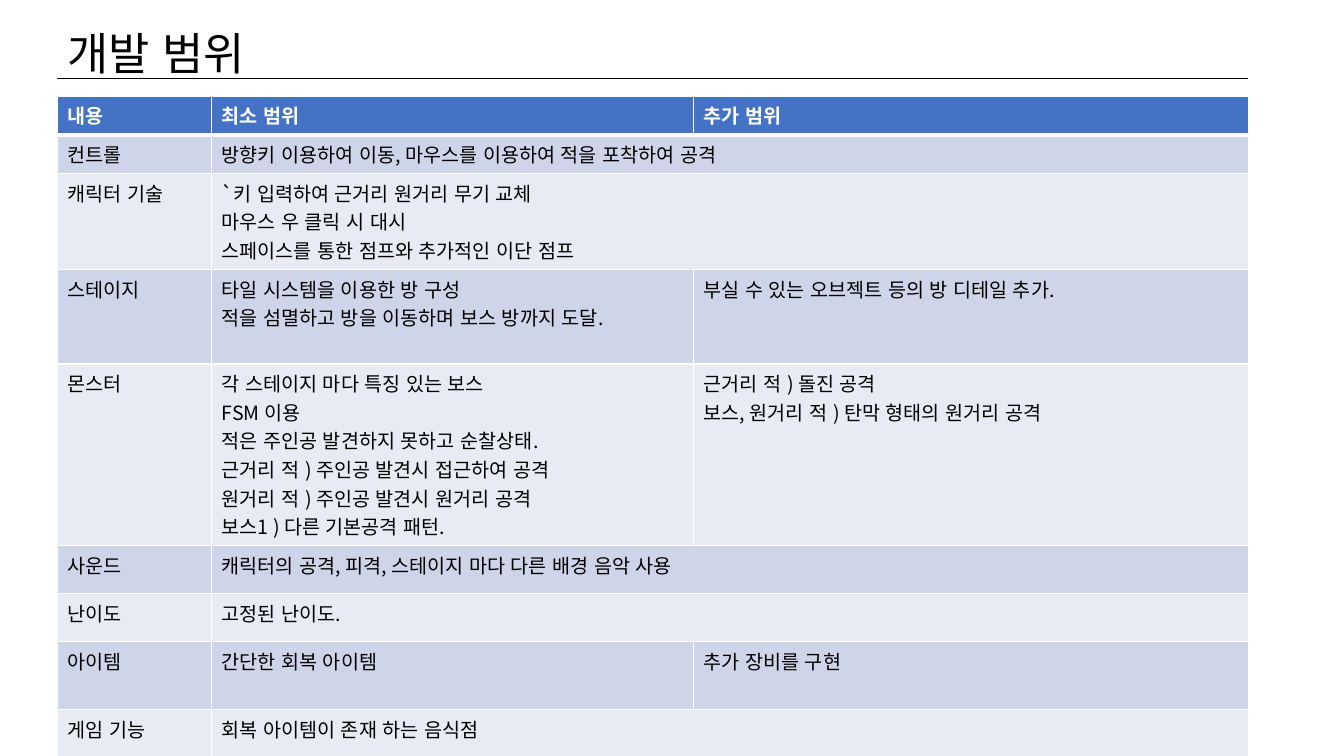
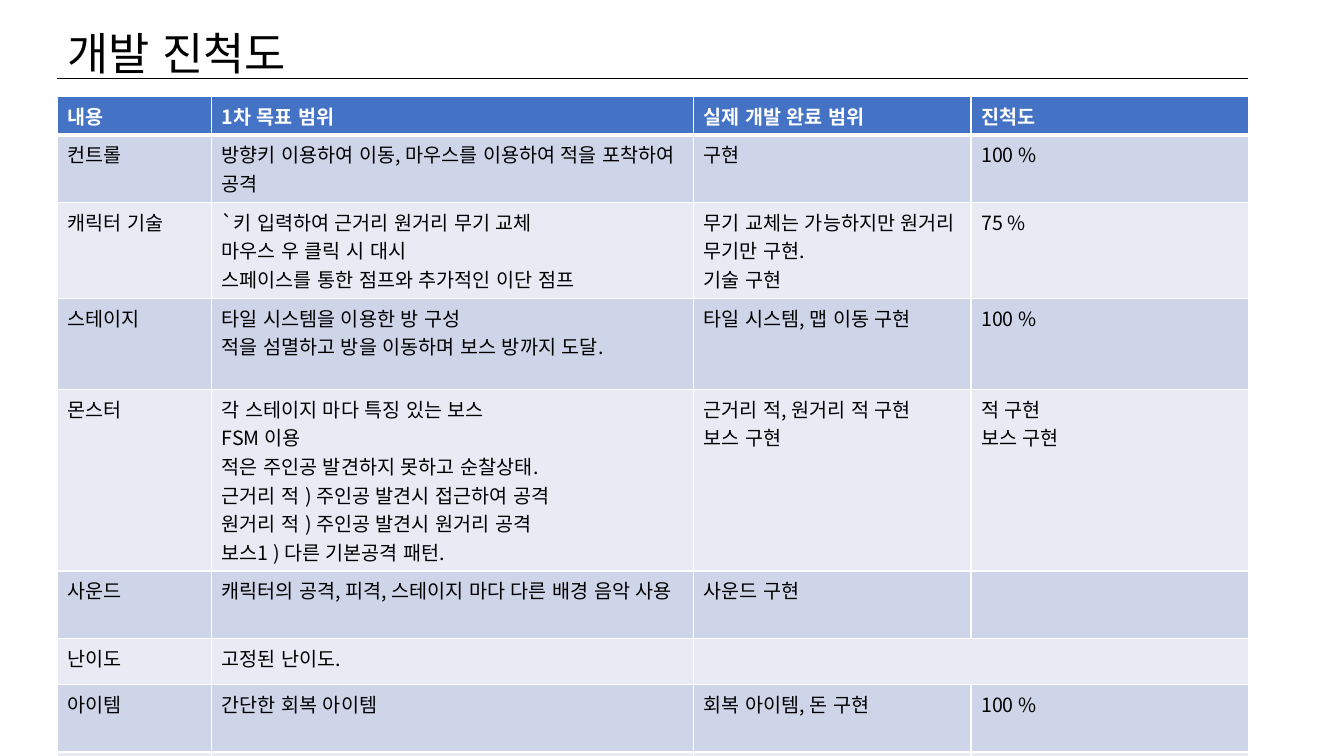
Before and after one commit to charg2/2dgp, a slide deck: slide 3 of ppt/3차.pptx (slide 4 before the commit). Drawn at 1344x756 pixels with LibreOffice and Linux fonts; fonts in the diff are those of the drawing. Boxes give left, top, right and bottom in pixels: in the first picture for what was removed or moved away, otherwise in the second. Text is boxed around its words. In the diff, an @@ line names an element or a change of style, - is before the commit and + after.

```diff
--- a/ppt/3차.pptx
+++ b/ppt/3차.pptx
@@ title at <box>67,32,286,79</box>: text changed @@
-개발 범위
+개발 진척도
@@ table at <box>57,97,1248,734</box> @@
-column 2: 최소 범위 | 방향키 이용하여 이동, 마우스를 이용하여 적을 포착하여 공격 | `키 입력하여 근거리 원거리 무기 교체 / 마우스 우 클릭 시 대시 / 스페이스를 통한 점프와 추가적인 이단 점프 | 타일 시스템을 이용한 방 구성 / 적을 섬멸하고 방을 이동하며 보스 방까지 도달. | 각 스테이지 마다 특징 있는 보스 / FSM 이용 / 적은 주인공 발견하지 못하고 순찰상태. / 근거리 적 ) 주인공 발견시 접근하여 공격 / 원거리 적 ) 주인공 발견시 원거리 공격 / 보스1 ) 다른 기본공격 패턴. | 캐릭터의 공격, 피격, 스테이지 마다 다른 배경 음악 사용 | 고정된 난이도. | 간단한 회복 아이템 | 회복 아이템이 존재 하는 음식점
-column 3: 추가 범위 |  |  | 부실 수 있는 오브젝트 등의 방 디테일 추가. | 근거리 적 ) 돌진 공격 / 보스, 원거리 적 ) 탄막 형태의 원거리 공격 |  |  | 추가 장비를 구현 | 
+column 2: 1차 목표 범위 | 방향키 이용하여 이동, 마우스를 이용하여 적을 포착하여 공격 | `키 입력하여 근거리 원거리 무기 교체 / 마우스 우 클릭 시 대시 / 스페이스를 통한 점프와 추가적인 이단 점프 | 타일 시스템을 이용한 방 구성 / 적을 섬멸하고 방을 이동하며 보스 방까지 도달. | 각 스테이지 마다 특징 있는 보스 / FSM 이용 / 적은 주인공 발견하지 못하고 순찰상태. / 근거리 적 ) 주인공 발견시 접근하여 공격 / 원거리 적 ) 주인공 발견시 원거리 공격 / 보스1 ) 다른 기본공격 패턴. | 캐릭터의 공격, 피격, 스테이지 마다 다른 배경 음악 사용 | 고정된 난이도. | 간단한 회복 아이템 | 회복 아이템이 존재 하는 음식점
+column 3: 실제 개발 완료 범위 | 구현 | 무기 교체는 가능하지만 원거리 무기만 구현. / 기술 구현 | 타일 시스템, 맵 이동 구현 | 근거리 적, 원거리 적 구현 / 보스 구현 | 사운드 구현 |  | 회복 아이템, 돈 구현 | 음식점 UI 일부 구현
+column 4: 진척도 | 100 % | 75 % | 100 % | 적 구현 / 보스 구현 |  |  | 100 % | 30 %
```
Also in this commit, not shown: 2 slides added, 3 slides removed, 9 other files.
